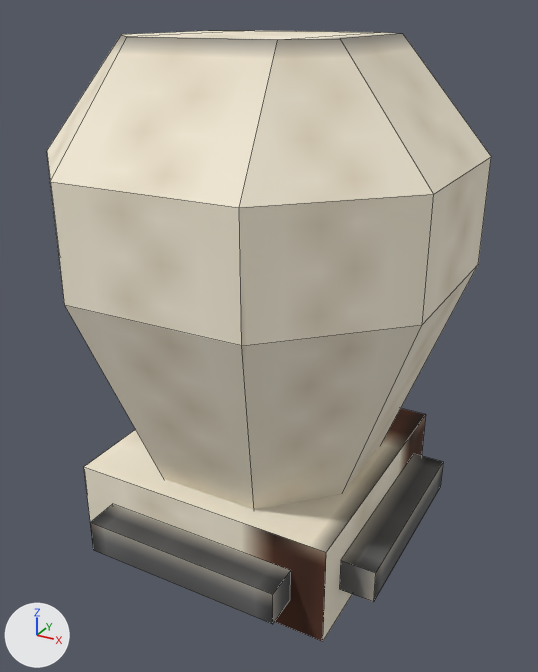
What one commit did to the OBJ model src/main/resources/assets/immersiveengineering/models/balloon.obj.
The view is the same before and after, from a 50 mm lens placed at (0.626, -1.121, 0.975), pointed at (0.017, -0.014, 0.421). Lighting does not change. The marker at lower left points along +X, +Y and +Z. Mesh edges are drawn as thin lines. Where no turn or scale is listed for an object, it has been applied to the vertices. Vertices at the same position are counted once.

Objects in the first picture: 'balloon0_0', 'balloon0_1', 'balloon1_0', 'balloon1_1', 'base'.
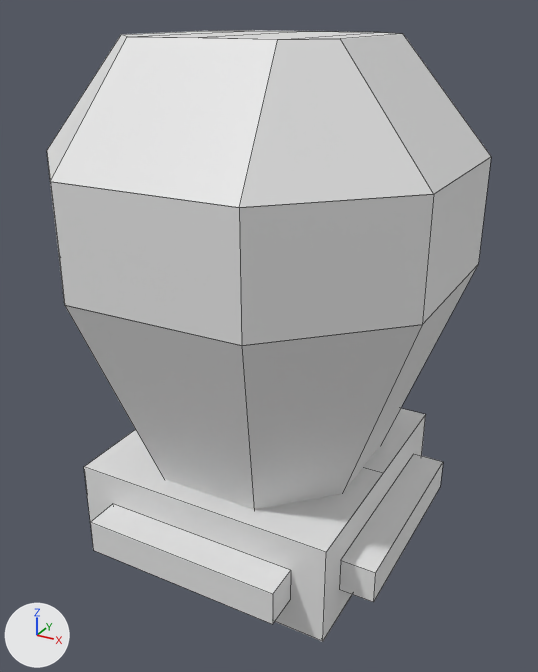
The newer file is also turned or shifted as a whole; pictures and numbers use the older file's frame.

Patch to the scene script:
```diff
--- a/src/main/resources/assets/immersiveengineering/models/balloon.obj.py
+++ b/src/main/resources/assets/immersiveengineering/models/balloon.obj.py
@@ me_balloon0_0 @@
 # used by ob_balloon0_0; location = (0.0, 0.0, 0.0)
 # verts and faces of me_balloon0_0; kept vertices keep their numbers, new ones are numbered from 32
 # before: 16 (-0.125, 0.188, 0.938) at pixel (254, 30), 19 (-0.125, -0.187, 0.938) at pixel (127, 36), 20 (0.125, -0.187, 0.938) at pixel (277, 39), 22 (0.125, 0.188, 0.938) at pixel (380, 32)
-me_balloon0_0.from_pydata(...)  # 32 vertices, 11 faces; spans x -0.344..0.344, y -0.344..0.344, z 0.125..0.938
+me_balloon0_0.from_pydata(...)  # 34 vertices, 12 faces; spans x -0.344..0.344, y -0.344..0.344, z 0.125..0.938
+# me_balloon0_0 part 1
+delete_faces([(16, 19, 20, 22)])
+verts[32] = (0.0, 0.188, 0.938)  # pixel (314, 31)
+verts[33] = (0.0, -0.187, 0.938)  # pixel (198, 37)
+faces += [(20, 22, 32, 33), (16, 19, 33, 32)]
+# me_balloon0_0 part 2: 10 faces spanning x -0.344..0.344, y -0.344..0.344, z 0.125..0.938 switch from mat_none (picture img_cloth_balloon_png) to no material
@@ me_balloon0_1 @@
 me_balloon0_1.from_pydata(...)  # 16 vertices, 4 faces; spans x -0.344..0.344, y -0.344..0.344, z 0.562..0.75
 # used by ob_balloon0_1; location = (0.0, 0.0, 0.0)
+# me_balloon0_1 part 3: 4 faces spanning x -0.344..0.344, y -0.344..0.344, z 0.562..0.75 switch from mat_none (picture img_cloth_balloon_png) to no material
@@ me_balloon1_0 @@
 me_balloon1_0.from_pydata(...)  # 32 vertices, 8 faces; spans x -0.344..0.344, y -0.344..0.344, z 0.125..0.938
 # used by ob_balloon1_0; location = (0.0, 0.0, 0.0)
+# me_balloon1_0 part 4: 8 faces spanning x -0.344..0.344, y -0.344..0.344, z 0.125..0.938 switch from mat_none (picture img_cloth_balloon_png) to no material
@@ me_balloon1_1 @@
 me_balloon1_1.from_pydata(...)  # 16 vertices, 4 faces; spans x -0.344..0.344, y -0.344..0.344, z 0.562..0.75
 # used by ob_balloon1_1; location = (0.0, 0.0, 0.0)
+# me_balloon1_1 part 5: 4 faces spanning x -0.344..0.344, y -0.344..0.344, z 0.562..0.75 switch from mat_none (picture img_cloth_balloon_png) to no material
@@ me_base @@
 # used by ob_base; location = (0.0, 0.0, 0.0)
-me_base.from_pydata(...)  # 56 vertices, 37 faces; spans x -0.312..0.312, y -0.312..0.312, z 0.0..0.188
+me_base.from_pydata(...)  # 64 vertices, 43 faces; spans x -0.312..0.312, y -0.312..0.312, z 0.0..0.188
+# me_base part 6
+# 6 faces are deleted
+# 8 vertices are added at x -0.25..0.25, y 0.0, z 0.0..0.188
+# 12 new faces join them
+# me_base part 7: 31 faces spanning x -0.312..0.312, y -0.312..0.312, z 0.0..0.188 switch from mat_none (picture img_cloth_balloon_png) to no material
```

Changed parts and their boxes (x1, y1, x2, y2) in the pictures (538 x 672 px):
part 1 of me_balloon0_0, built on
    both: (138, 30, 376, 39)
part 2 of me_balloon0_0, recoloured
    both: (50, 34, 491, 510)
part 3 of me_balloon0_1, recoloured
    both: (50, 157, 491, 346)
part 4 of me_balloon1_0, recoloured (white to grey)
    both: (47, 35, 433, 510)
part 5 of me_balloon1_1, recoloured
    both: (239, 194, 434, 346)
part 6 of me_base, built on
    both: (84, 408, 426, 552)
part 7 of me_base, recoloured (grey to white)
    both: (90, 454, 443, 624)
